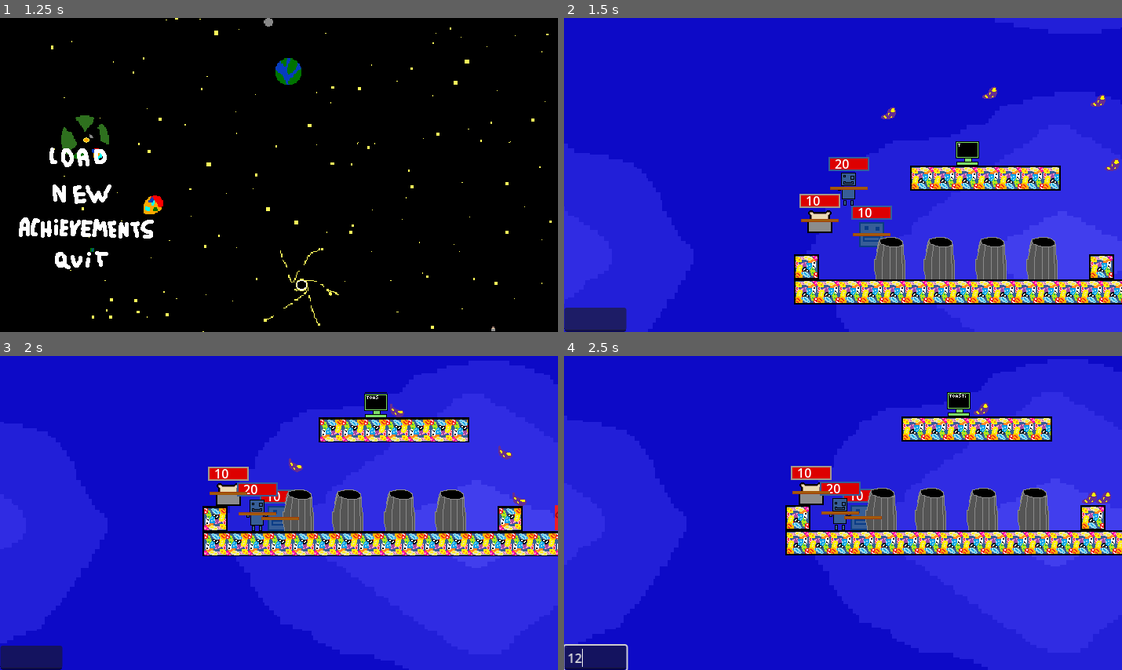
Above: before the commit, frames 1-4 (two rows, left to right).
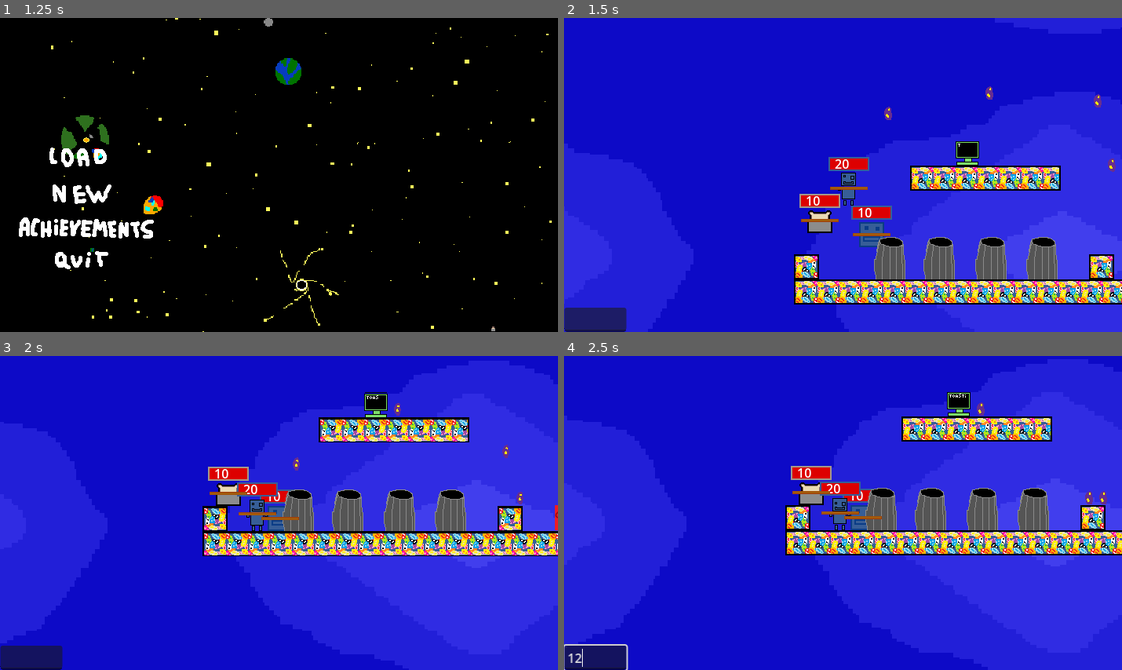
Above: after the commit, the same moments.

Repository: Ksawex4/Block-Jumper-Godot
Game: Godot game, scene res://Scenes/main_menu.tscn
Two runs of this game, one before a commit and one after it. Both use one fixed random seed, a clock stepped at 60 frames per second and the inputs below. Sound files missing from this copy of the repository are replaced by a short silence.
Inputs (mouse positions are in pixels of both pictures, inside the frame that each line leads up to):
- Up to frame 1 (1.25 s): click (33, 319) at 0.52 s; type "12" at 0.6 s
- Up to frame 2 (1.5 s): click (642, 193) at 1.25 s
- Up to frame 3 (2 s): no input
- Up to frame 4 (2.5 s): click (597, 657) at 2.02 s; type "12" at 2.1 s

Frame 1 is identical in both runs. In frame 2, 0.2% of the frame differs, in the area x 56-100%, y 21-49%; in frame 3, 0.3%, in the area x 51-95%, y 15-48%; in frame 4, 0.2%.

Commit message:
added 3 commands to chat

Diff:
--- a/Scenes/Objects/fency.tscn
+++ b/Scenes/Objects/fency.tscn
@@ -43,6 +43,9 @@
 size = Vector2(32, 32)
 
 [sub_resource type="RectangleShape2D" id="RectangleShape2D_r12lk"]
+size = Vector2(32, 32)
+
+[sub_resource type="RectangleShape2D" id="RectangleShape2D_mfl0u"]
 size = Vector2(32, 32)
 
 [node name="Fency" type="CharacterBody2D"]
@@ -102,4 +105,12 @@
 offset_bottom = 17.0
 text = "10"
 
+[node name="CharacterBody2D" type="CharacterBody2D" parent="."]
+collision_mask = 0
+
+[node name="PlayerCollision" type="CollisionShape2D" parent="CharacterBody2D"]
+shape = SubResource("RectangleShape2D_mfl0u")
+disabled = true
+one_way_collision = true
+
 [connection signal="body_entered" from="HitBoxArea" to="." method="_on_hit_box_area_body_entered"]
--- a/Scenes/Objects/pan_loduwka.tscn
+++ b/Scenes/Objects/pan_loduwka.tscn
@@ -113,6 +113,9 @@
 [sub_resource type="RectangleShape2D" id="RectangleShape2D_ha7ox"]
 size = Vector2(27, 42)
 
+[sub_resource type="RectangleShape2D" id="RectangleShape2D_xiwxr"]
+size = Vector2(27, 42)
+
 [node name="PanLoduwka" type="CharacterBody2D"]
 texture_filter = 1
 collision_layer = 2
@@ -176,4 +179,13 @@
 offset_bottom = 17.0
 text = "10"
 
+[node name="CharacterBody2D" type="CharacterBody2D" parent="."]
+collision_mask = 0
+
+[node name="PlayerCollision" type="CollisionShape2D" parent="CharacterBody2D"]
+position = Vector2(-0.5, 1)
+shape = SubResource("RectangleShape2D_xiwxr")
+disabled = true
+one_way_collision = true
+
 [connection signal="body_entered" from="HitBoxArea" to="." method="_on_hit_box_area_body_entered"]
--- a/Scenes/Objects/smooth_camera.tscn
+++ b/Scenes/Objects/smooth_camera.tscn
@@ -43,6 +43,7 @@
 offset_top = -69.0
 offset_right = -106.0
 offset_bottom = 168.0
+bbcode_enabled = true
 scroll_following = true
 vertical_alignment = 2
 
--- a/Scenes/Objects/toasty.tscn
+++ b/Scenes/Objects/toasty.tscn
@@ -15,6 +15,9 @@
 }]
 
 [sub_resource type="RectangleShape2D" id="RectangleShape2D_12wjm"]
+size = Vector2(32, 29)
+
+[sub_resource type="RectangleShape2D" id="RectangleShape2D_kect0"]
 size = Vector2(32, 29)
 
 [node name="Toasty" type="CharacterBody2D"]
@@ -37,6 +40,15 @@
 [node name="SolidsCollision" type="CollisionShape2D" parent="."]
 position = Vector2(0, 1.5)
 shape = SubResource("RectangleShape2D_12wjm")
+
+[node name="CharacterBody2D" type="CharacterBody2D" parent="."]
+collision_mask = 0
+
+[node name="PlayerCollision" type="CollisionShape2D" parent="CharacterBody2D"]
+position = Vector2(0, 1.5)
+shape = SubResource("RectangleShape2D_kect0")
+disabled = true
+one_way_collision = true
 
 [node name="HitBoxArea" type="Area2D" parent="."]
 collision_layer = 0
--- a/Scripts/Global.gd
+++ b/Scripts/Global.gd
@@ -23,6 +23,7 @@
 var QueuedMessages = []
 var IsTypingInChat = false
 var ChatInstantSend = 512
+var SolidBoxes = false
 
 func _ready():
 	if FileAccess.file_exists("user://achievements.bj"):
--- a/Scripts/Player.gd
+++ b/Scripts/Player.gd
@@ -34,6 +34,10 @@
 	Global.loadPos = false
 
 func _physics_process(_delta: float) -> void:
+	if Global.SolidBoxes:
+		$CharacterBody2D/PlayerCollision.disabled = false
+	else:
+		$CharacterBody2D/PlayerCollision.disabled = true
 	if hasLeftAnimation:
 		if velocity.x > 0 && $AnimatedSprite2D.animation != "walkRight":
 			$AnimatedSprite2D.play("walkRight")
--- a/Scripts/chat.gd
+++ b/Scripts/chat.gd
@@ -1,38 +1,71 @@
 extends Control
 
 var isPrinting = false
+var ChatName = "<[color=#3deaff]No[/color][color=ff9000]va[/color]>"
+var SpawnObjects = {
+	"Fency": load("res://Scenes/Objects/fency.tscn"),
+	"PanLoduwka": load("res://Scenes/Objects/pan_loduwka.tscn"),
+	"Toasty": load("res://Scenes/Objects/toasty.tscn"),
+	"Bean": load("res://Scenes/Objects/bean.tscn"),
+	"SavePoint": load("res://Scenes/Objects/save_point.tscn"),
+	"TrashCan": load("res://Scenes/Objects/trash_can.tscn"),
+	"BeanBlock": load("res://Scenes/Objects/bean_block.tscn"),
+	"Chip": load("res://Scenes/Objects/chip.tscn"),
+	"BadlyDrawnQueen": load("res://Scenes/Objects/badly_drawn_queen.tscn"),
+	"Stick": load("res://Scenes/Objects/stick.tscn"),
+	"Spamguys": load("res://Scenes/Objects/spamguys.tscn"),
+	"KillBlock": load("res://Scenes/Objects/kill_block.tscn"),
+	"FlyThing": load("res://Scenes/Objects/fly_thing.tscn"),
+}
 
-func _process(delta: float) -> void:
+func _process(_delta: float) -> void:
 	$Chat.text = Global.chat
 
 func _on_input_editing_toggled(toggled_on: bool) -> void:
 	Global.IsTypingInChat = toggled_on
 
 func _on_input_text_submitted(new_text: String) -> void:
-	QueueMessage("<" + Global.FollowWho + "> ", new_text)
+	if !new_text.begins_with("/"):
+		SendMessage("<" + Global.FollowWho + "> ", new_text)
+	else:
+		processCommand(new_text)
 	$Input.text = ""
 
-func QueueMessage(Name: String, text: String) -> void:
-	print("Queued message: \n" + text + "\nby " + Name)
-	var message = Name + text
-	Global.QueuedMessages.append(message)
-	if !isPrinting:
-		ProcessQueue()
+func SendMessage(Name: String, text: String) -> void:
+	Global.chat += "\n" + Name + text
 
-func SendMessage(message):
-	Global.chat += "\n"
-	if message.length() <= Global.ChatInstantSend:
-		for x in message:
-			Global.chat += x
-			await get_tree().process_frame
-		return
+func processCommand(text):
+	var argsPart = ""
+	var args = []
+	var command = ""
+	if text.find(" ") != -1:
+		command = text.substr(0, text.find(" "))
+		argsPart = text.substr(text.find(" ") + 1)
+		args = argsPart.split(" ")
 	else:
-		Global.chat += message
+		command = text
 
-func ProcessQueue():
-	if Global.QueuedMessages.size() == 0:
-		isPrinting = false
-		return
-	isPrinting = true
-	await SendMessage(Global.QueuedMessages.pop_front())
-	ProcessQueue()
+	match command:
+		"/clear":
+			Global.chat = ""
+		"/spawn":
+			if args.size() >= 1:
+				if SpawnObjects.has(args[0]):
+					var object = SpawnObjects.get(args[0]).instantiate()
+					var scene = get_tree().current_scene
+					object.position = scene.get_node(Global.FollowWho).position
+					scene.add_child(object)
+					SendMessage(ChatName, "Spawned " + args[0])
+				else:
+					SendMessage(ChatName, "can't spawn this object")
+			else:
+				SendMessage(ChatName, "Not enough arguments")
+		"/playerCollision":
+			if !Global.SolidBoxes:
+				Global.SolidBoxes = true
+				SendMessage(ChatName, "players can collide with eachother")
+			else:
+				Global.SolidBoxes = false
+				SendMessage(ChatName, "players can no longer collide with eachother")
+		_:
+			SendMessage(ChatName, "command " + command + " doesn't exist")
--- a/Scripts/chip.gd
+++ b/Scripts/chip.gd
@@ -1,10 +1,10 @@
 extends CharacterBody2D
 
-func _process(delta: float) -> void:
+func _process(_delta: float) -> void:
 	if !is_on_floor():
 		velocity.y += Global.Gravity
 	move_and_slide()
 
-func _on_area_2d_body_entered(body: Node2D) -> void:
+func _on_area_2d_body_entered(_body: Node2D) -> void:
 	Global.gotChip = true
 	queue_free()
Not shown: 1 places in Scenes/Objects/fency.tscn that only renumber resources
Not shown: 1 places in Scenes/Objects/pan_loduwka.tscn that only renumber resources
Not shown: 1 places in Scenes/Objects/toasty.tscn that only renumber resources
